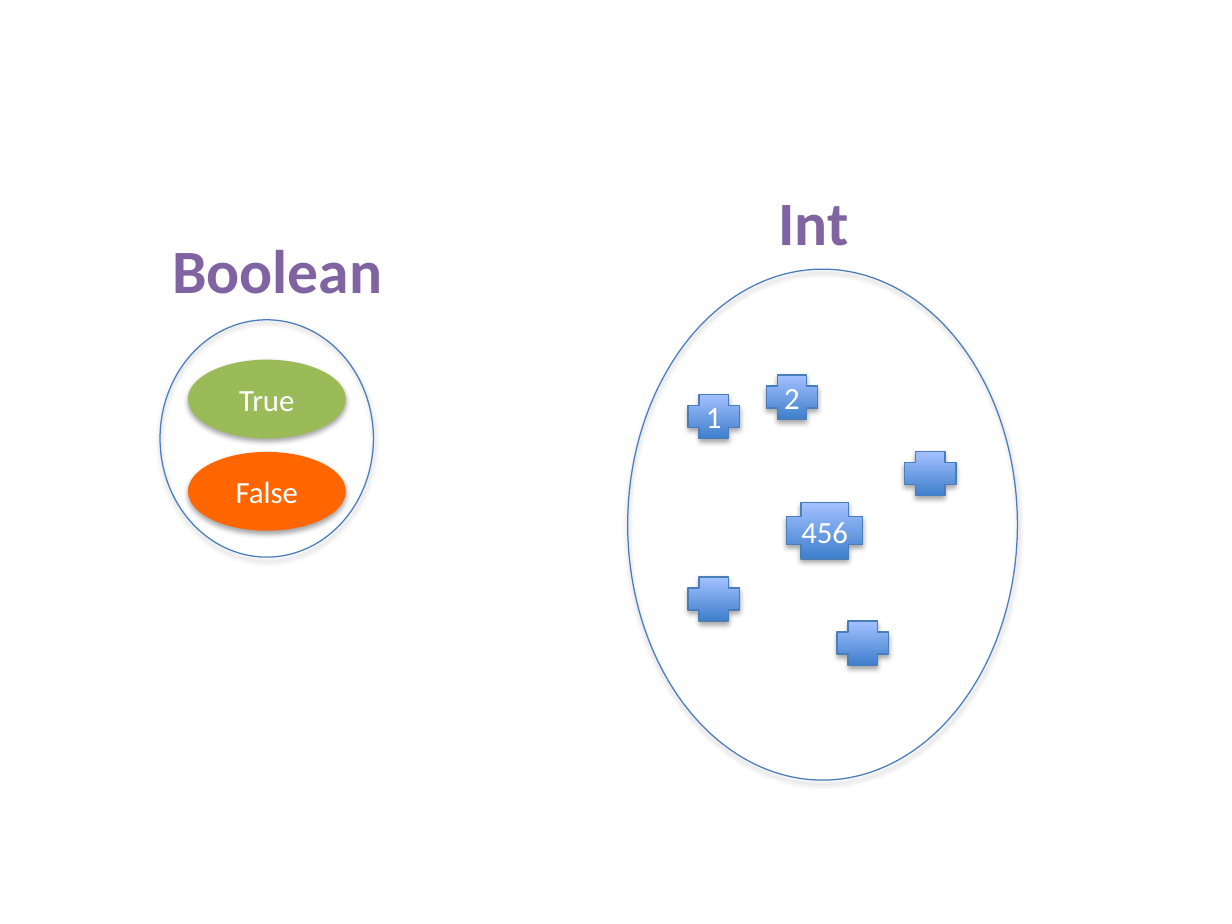
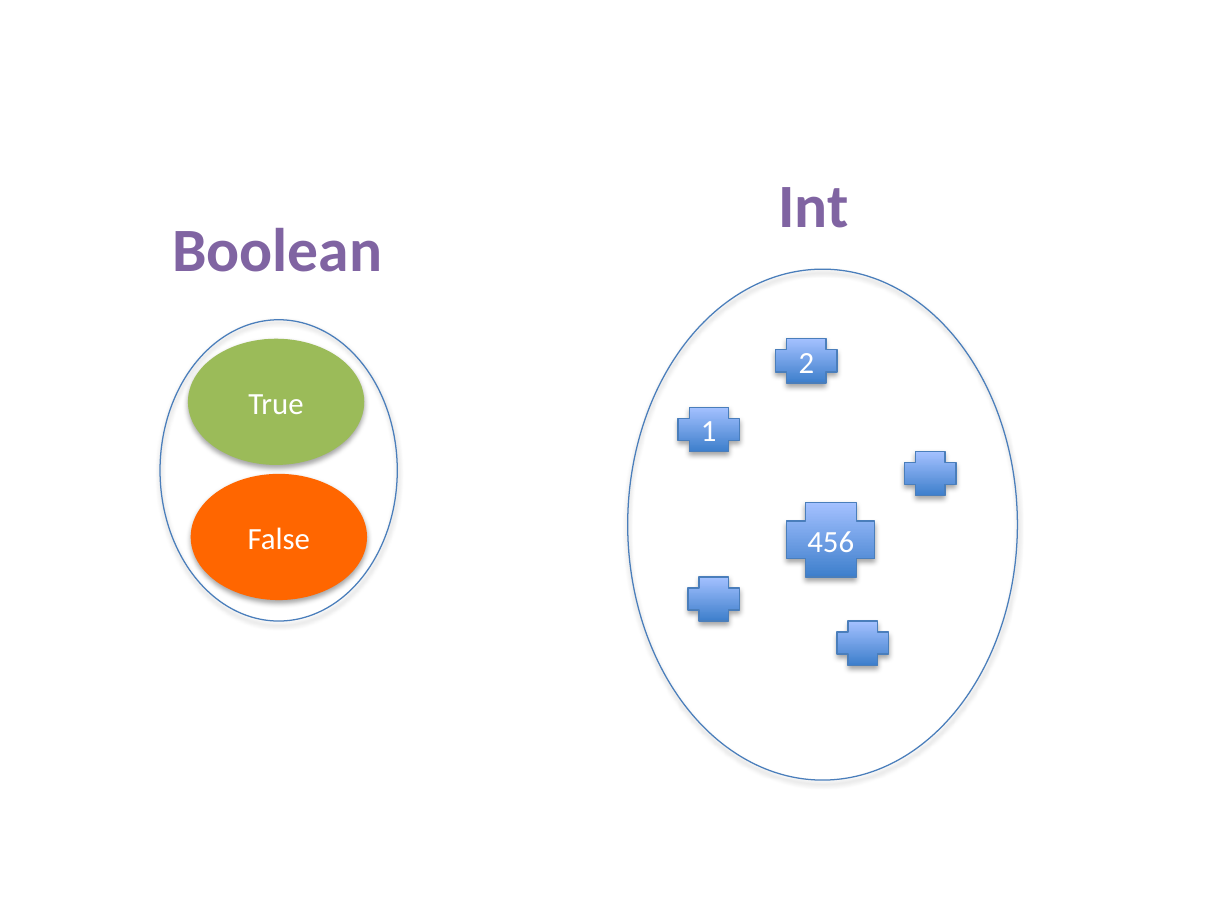
Before and after one commit to fp-tower/foundations, a slide deck: slide 1 of Diagrams.pptx. Drawn at 1232x924 pixels with LibreOffice and Linux fonts; fonts in the diff are those of the drawing. Boxes give left, top, right and bottom in pixels: in the first picture for what was removed or moved away, otherwise in the second. Text is boxed around its words. In the diff, an @@ line names an element or a change of style, - is before the commit and + after.

```diff
--- a/Diagrams.pptx
+++ b/Diagrams.pptx
@@ text "Int": place and size @@
-text "Int" at [778,205,848,246]
+text "Int" at [778,187,848,228]
@@ text "Boolean": place and size @@
-text "Boolean" at [172,250,382,294]
+text "Boolean" at [172,228,382,272]
@@ ellipse: place and size @@
-ellipse at [160,320,373,558]
+ellipse at [160,320,398,622]
@@ ellipse "True": place and size @@
-ellipse "True" at [188,360,346,439]
+ellipse "True" at [188,339,365,464]
@@ plus "2": place and size @@
-plus "2" at [766,375,818,419]
+plus "2" at [776,339,838,383]
@@ plus "1": place and size @@
-plus "1" at [689,394,740,439]
+plus "1" at [678,408,739,452]
@@ ellipse "False": place and size @@
-ellipse "False" at [188,452,346,531]
+ellipse "False" at [191,474,367,600]
@@ plus "456": place and size @@
-plus "456" at [787,503,864,559]
+plus "456" at [787,503,875,577]
```
Also in this commit, not shown: 5 other slides changed, 3 slides added, 18 other files.
